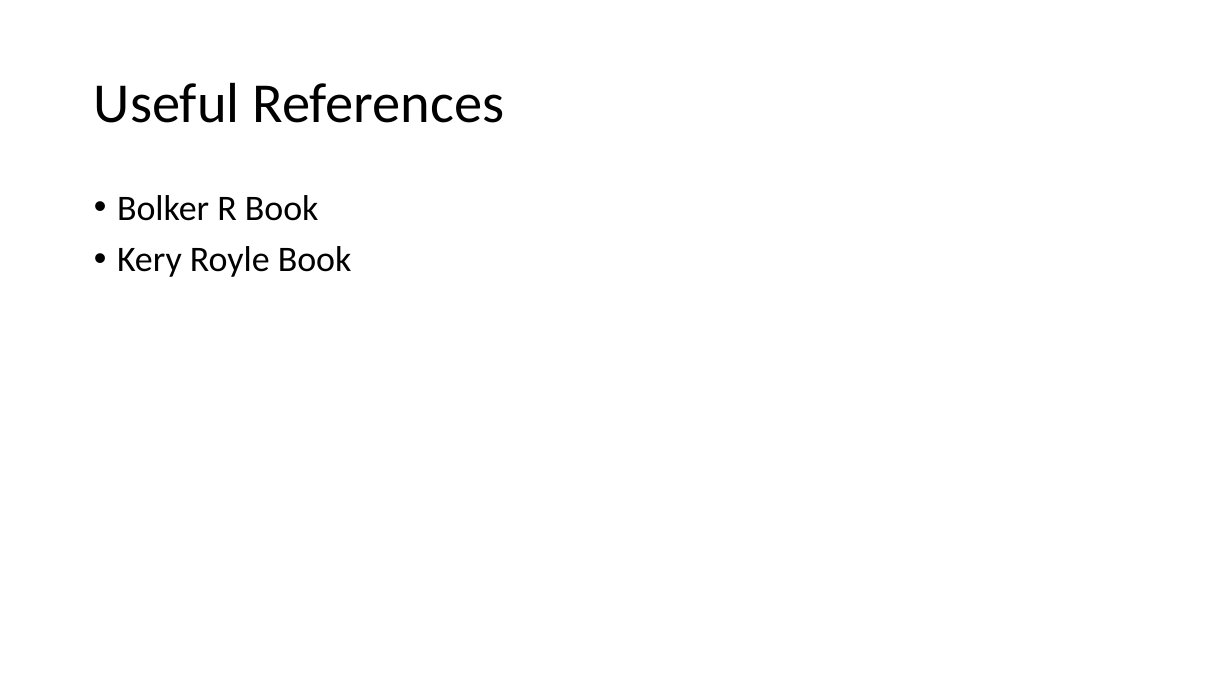
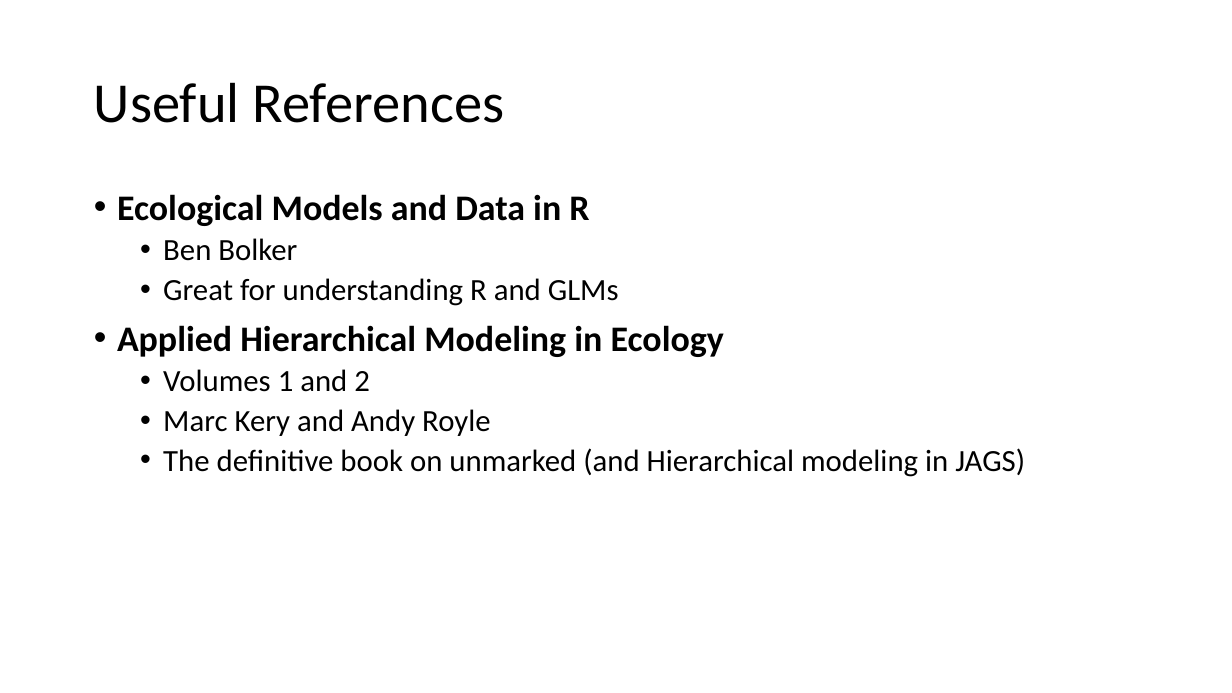
Before and after one commit to evanmadams/AOS_SCO-2021-Count-Data-Workshop, a slide deck: slide 7 of lessons/workshop_introduction.pptx. Drawn at 1232x693 pixels with LibreOffice and Linux fonts; fonts in the diff are those of the drawing. Boxes give left, top, right and bottom in pixels: in the first picture for what was removed or moved away, otherwise in the second. Text is boxed around its words. In the diff, an @@ line names an element or a change of style, - is before the commit and + after.

Commit message:
Intro tweak

```diff
--- a/lessons/workshop_introduction.pptx
+++ b/lessons/workshop_introduction.pptx
@@ text at [117,194,1025,477]: text changed; size 28 to 24 pt @@
-• Bolker R Book
-• Kery Royle Book
+• Ecological Models and Data in R
+  • Ben Bolker
+  • Great for understanding R and GLMs
+• Applied Hierarchical Modeling in Ecology
+  • Volumes 1 and 2
+  • Marc Kery and Andy Royle
+  • The definitive book on unmarked (and Hierarchical modeling in JAGS)
```
